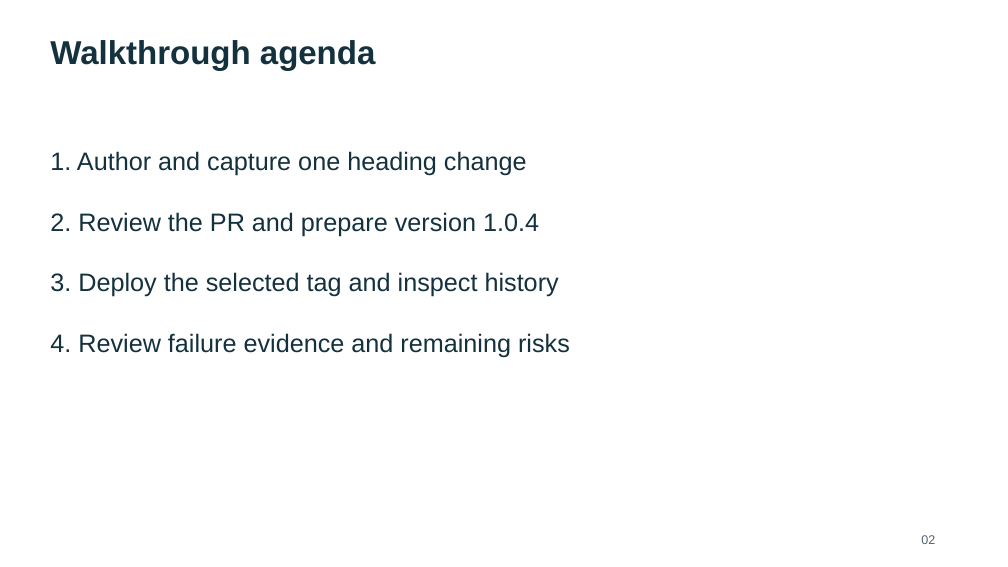
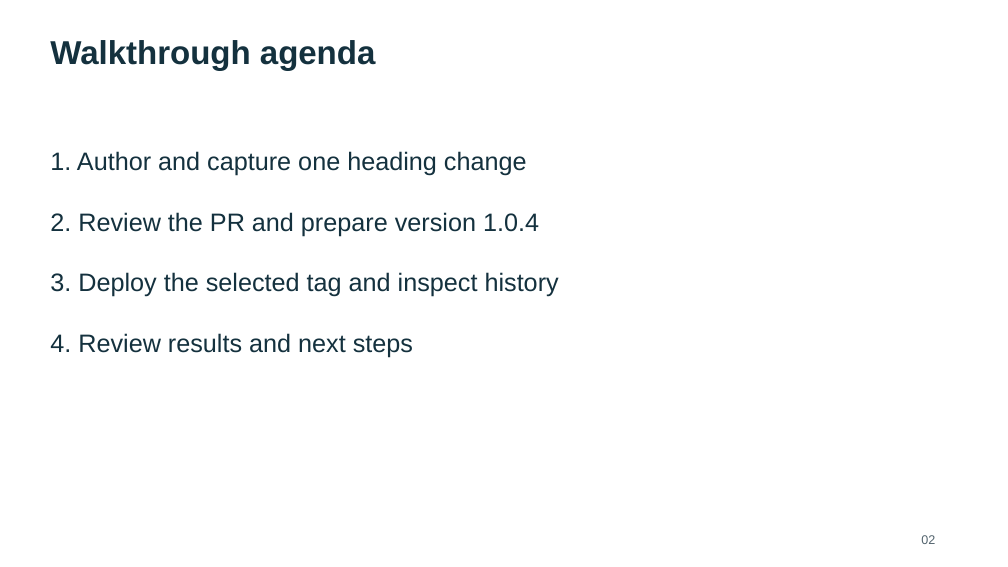
Before and after one commit to rstyczynski/APEX_CICD, a slide deck: slide 2 of progress/E.3/sprint_E.3_increment_demo.pptx. Drawn at 1008x567 pixels with LibreOffice and Linux fonts; fonts in the diff are those of the drawing. Boxes give left, top, right and bottom in pixels: in the first picture for what was removed or moved away, otherwise in the second. Text is boxed around its words. In the diff, an @@ line names an element or a change of style, - is before the commit and + after.

```diff
--- a/progress/E.3/sprint_E.3_increment_demo.pptx
+++ b/progress/E.3/sprint_E.3_increment_demo.pptx
@@ text at bbox=[50, 333, 413, 358]: text changed @@
-4. Review failure evidence and remaining risks
+4. Review results and next steps
```
Also in this commit, not shown: 6 other slides changed, 1 slide removed, 5 other files.
